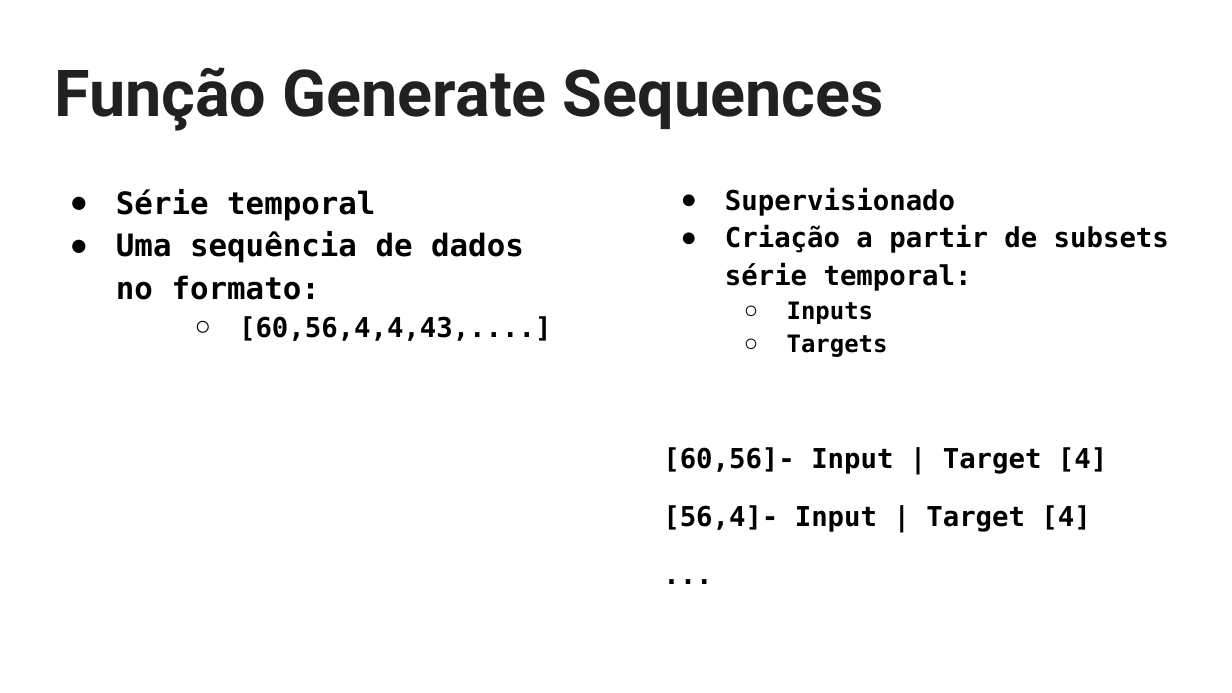
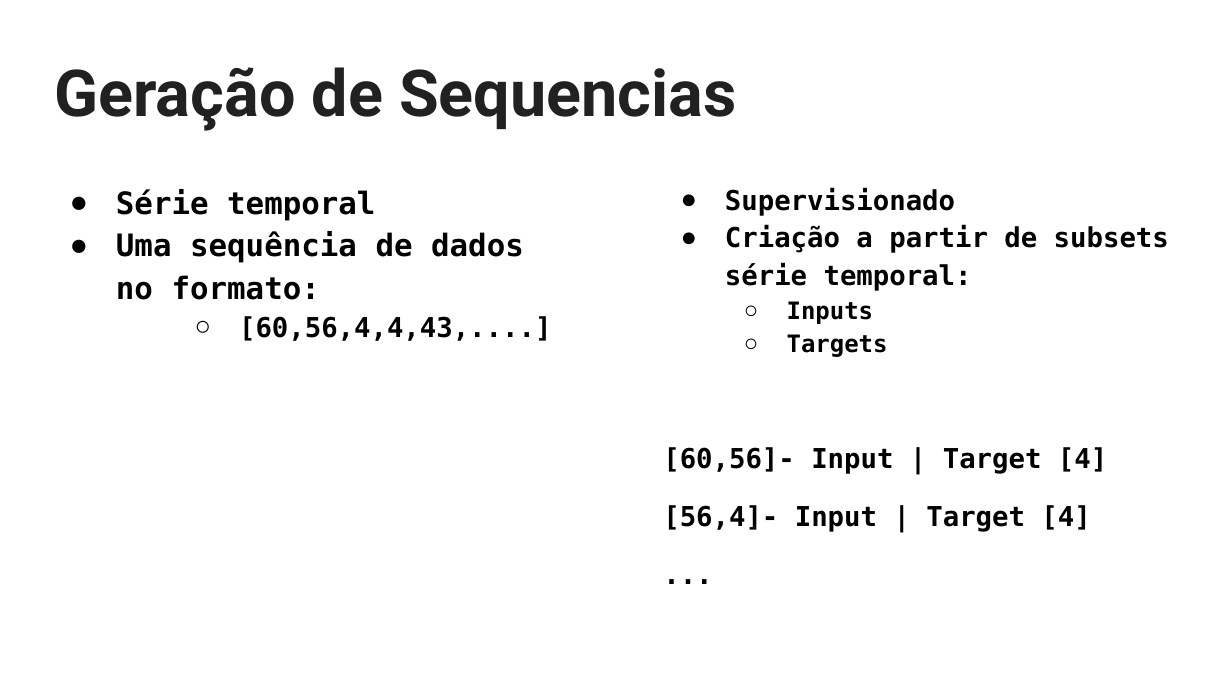
Before and after one commit to Jcss3/melody_generator, a slide deck: slide 25 of apresentação/Melody_Generator.pptx. Drawn at 1232x693 pixels with LibreOffice and Linux fonts; fonts in the diff are those of the drawing. Boxes give left, top, right and bottom in pixels: in the first picture for what was removed or moved away, otherwise in the second. Text is boxed around its words. In the diff, an @@ line names an element or a change of style, - is before the commit and + after.

```diff
--- a/apresentação/Melody_Generator.pptx
+++ b/apresentação/Melody_Generator.pptx
@@ title at [54, 67, 736, 131]: text changed @@
-Função Generate Sequences
+Geração de Sequencias
```
Also in this commit, not shown: 3 other slides changed, 2 slides added, 1 slide removed.
